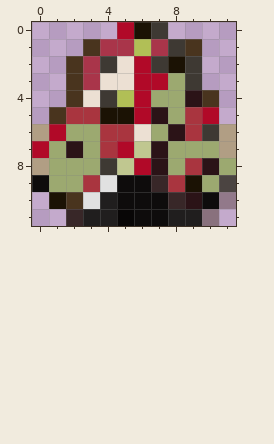
One commit to this pixel-art sprite: assets/simple_enemy.png. Above: the version before the commit.
The file is 12x12 pixels. Colours within 5 levels of each other are drawn and written as one.
And afterwards:
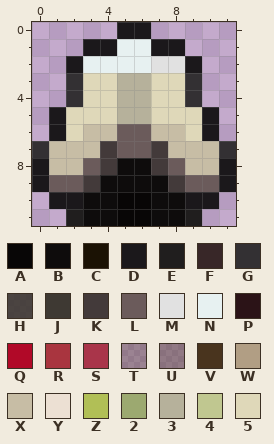
Palette (. is transparent): A #080606  B #0e0c0c  C #1b1204  D #1b181b  E #201e1e  F #382728  G #333033  H #3e3933e7  J #3e3933  K #433a3a  L #6b5b5b  M #e1e1e1  N #e7f1f1  P #2b1317  Q #b10928  R #a9353f  S #a9354a  T #49341e55  U #49341e6a  V #49341e  W #b19e84  X #c7bda5  Y #ece0d3  Z #b1bf56  2 #9ca970  3 #b6b19b  4 #c0c790  5 #dfd8b9
The exact change:
Changed rows in their new state; - is an unchanged pixel.
first column x 0:
 0 -----DD.----
 1 ---DDNNDD.--
 2 --DNNNNMMD--
 3 --G553355G--
 4 --G553355G.-
 5 -D55533555D-
 6 .D5XXLLXX5D.
 7 GXXXKLLKXXXG
 8 DXXLKBBKLXXD
 9 DLLKB--BKLLD
10 -DDBBAA-BDD.
11 --EBB-A-B-.-
Changed places in both pictures, as pixel boxes (x1, y1, x2, y2):
changed: (32, 22, 236, 226)
